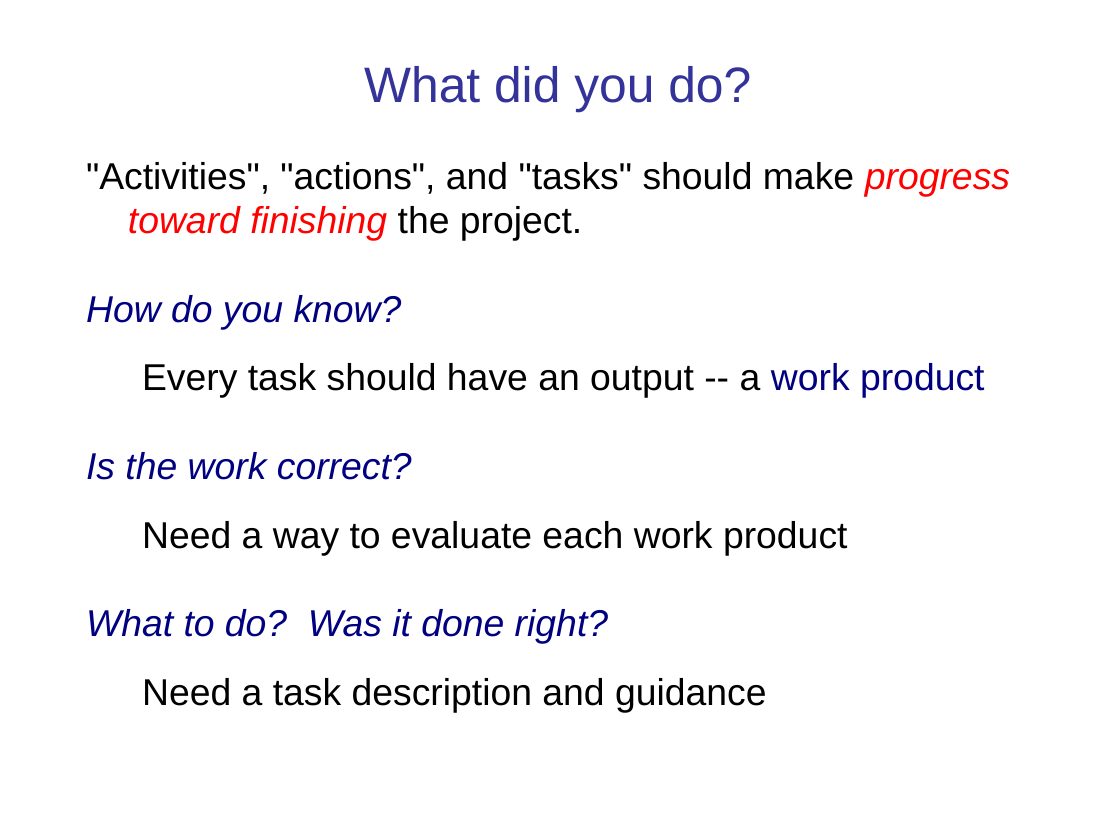
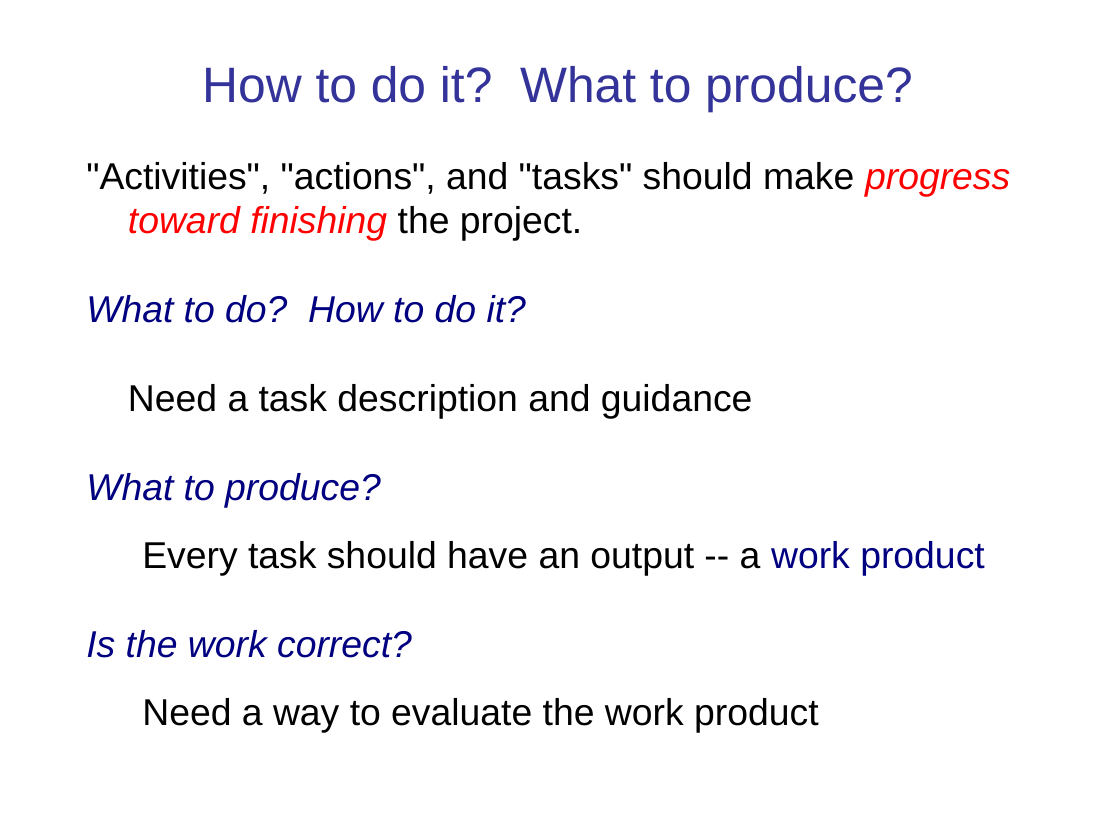
Before and after one commit to cpske/ISP, a slide deck: slide 21 of software-process/Introduction-software-process.ppt. Drawn at 1120x840 pixels with LibreOffice and Linux fonts; fonts in the diff are those of the drawing. Boxes give left, top, right and bottom in pixels: in the first picture for what was removed or moved away, otherwise in the second. Text is boxed around its words. In the diff, an @@ line names an element or a change of style, - is before the commit and + after.

```diff
--- a/software-process/Introduction-software-process.ppt
+++ b/software-process/Introduction-software-process.ppt
@@ title at [202, 66, 913, 113]: text changed @@
-What did you do?
+How to do it? What to produce?
@@ text at [86, 295, 753, 508]: text changed @@
-How do you know?
+What to do? How to do it?
+Need a task description and guidance
+What to produce?
@@ text at [142, 698, 819, 733]: text changed @@
-  Need a way to evaluate each work product
-What to do? Was it done right?
-  Need a task description and guidance
+  Need a way to evaluate the work product
```
Also in this commit, not shown: 11 other slides changed, 5 other files.
